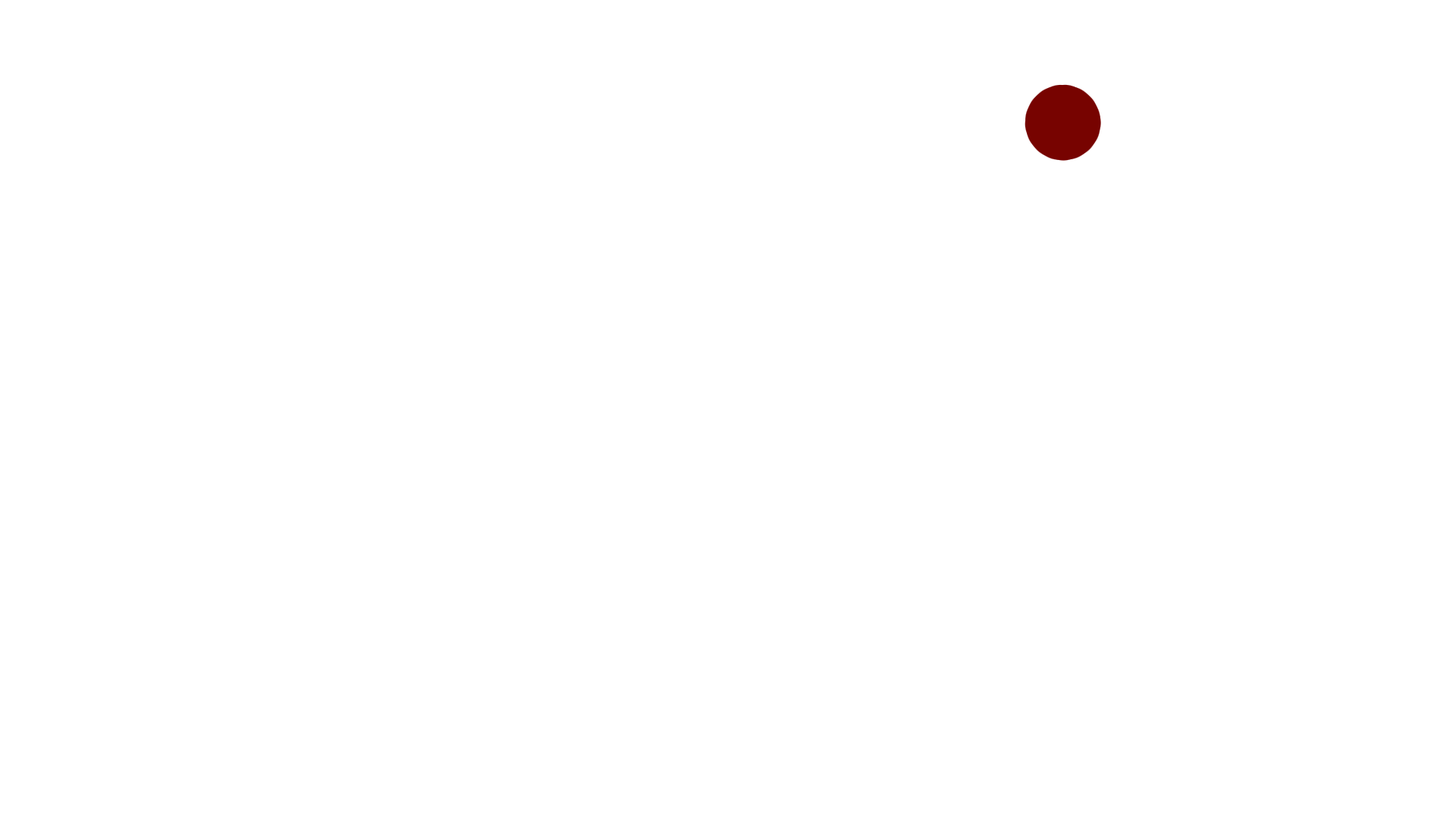
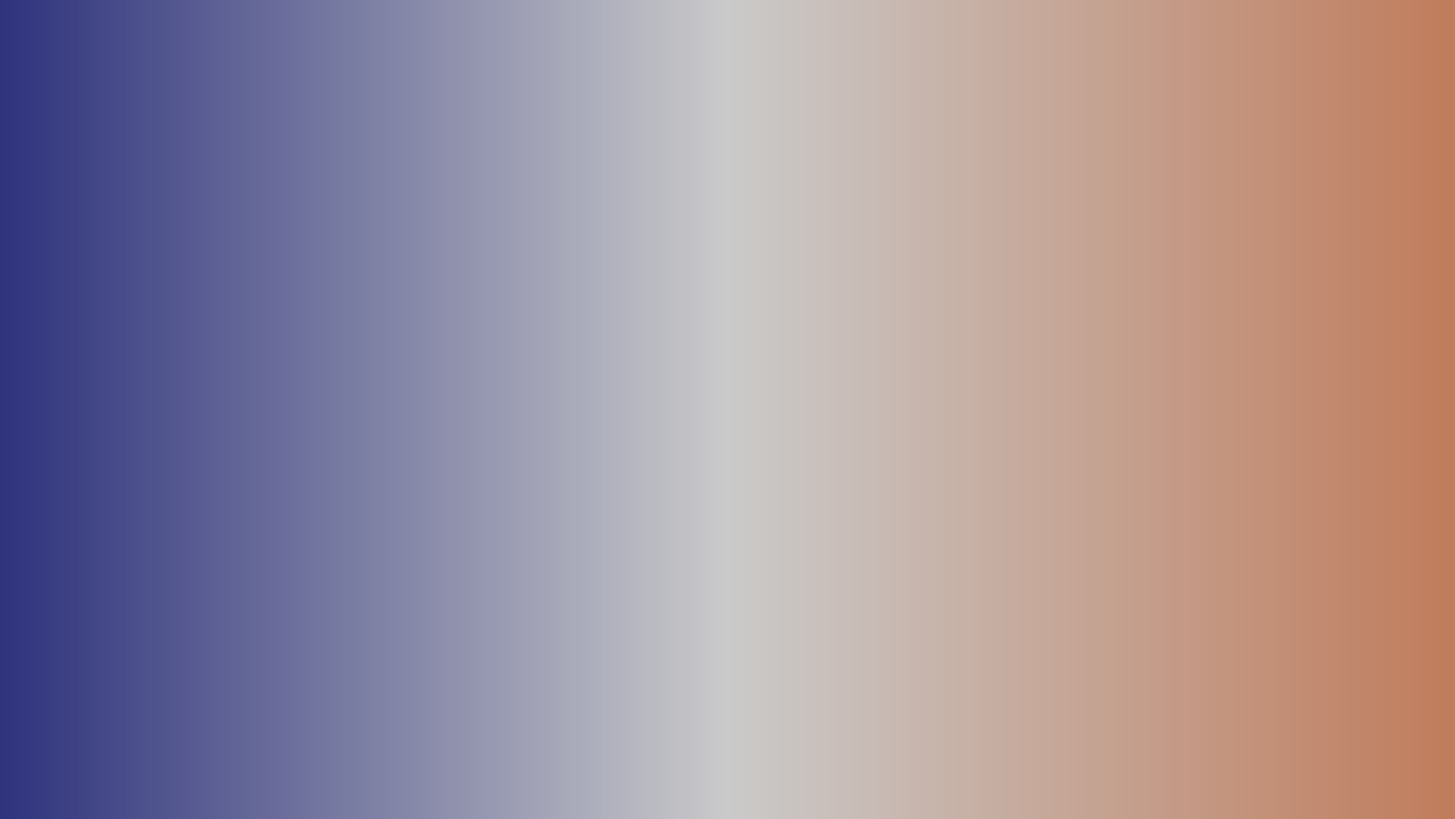
Layered file, before and after one edit (1455x819). Changes by layer:
showed "Pintar camada 2" (1st of 2), painted on it over [339, 0, 1455, 819]
renamed "Pintar camada 1" to "Pintar camada 2", showed it, painted on it over [0, 0, 1455, 819]
moved "Pintar camada 3" above "Background", painted on it over [0, 0, 1455, 819]
